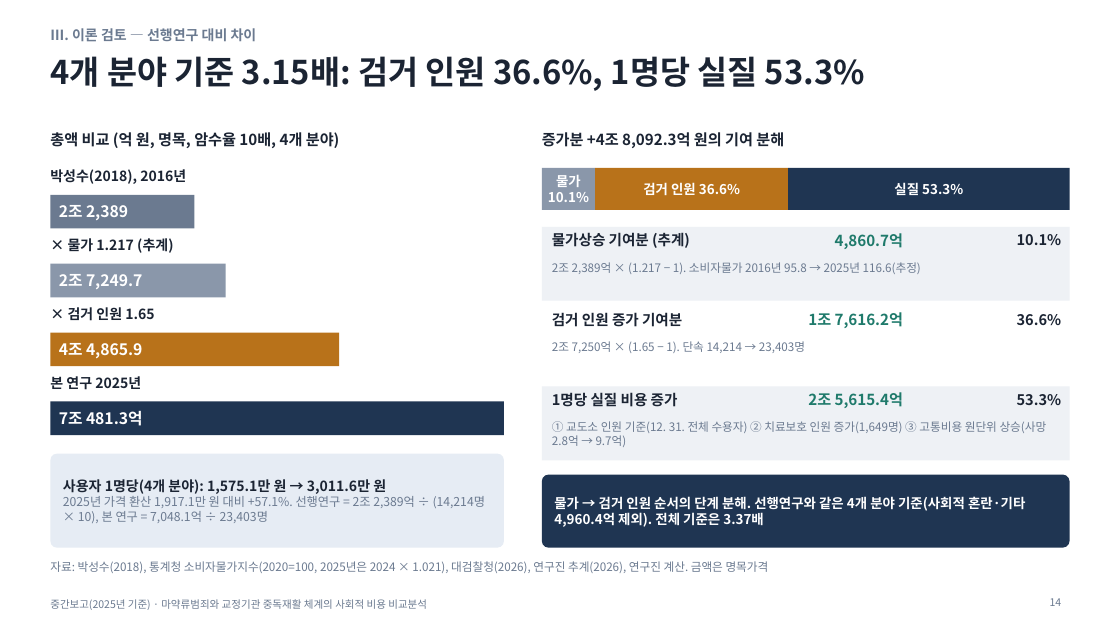
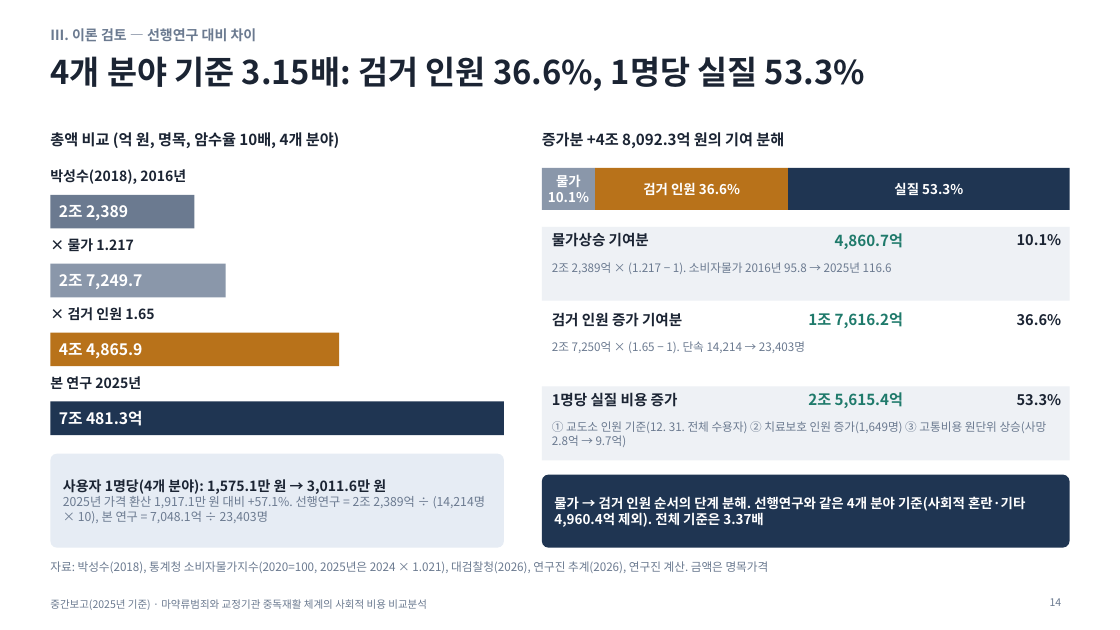
Before and after one commit to adminmrobo/drug-crime-social-cost, a slide deck: slide 14 of deliverables/2026-11-16_보고용/중간보고_마약류사회적비용_2025기준_보고용.pptx. Drawn at 1120x630 pixels with LibreOffice and Linux fonts; fonts in the diff are those of the drawing. Boxes give left, top, right and bottom in pixels: in the first picture for what was removed or moved away, otherwise in the second. Text is boxed around its words. In the diff, an @@ line names an element or a change of style, - is before the commit and + after.

Commit message:
보고용: 추계치·미확정 표현 삭제(엑셀 제외)

```diff
--- a/deliverables/2026-11-16_보고용/중간보고_마약류사회적비용_2025기준_보고용.pptx
+++ b/deliverables/2026-11-16_보고용/중간보고_마약류사회적비용_2025기준_보고용.pptx
@@ text at box(68, 238, 134, 252): text changed @@
-× 물가 1.217 (추계)
+× 물가 1.217
@@ text at box(552, 232, 649, 247): text changed @@
-물가상승 기여분 (추계)
+물가상승 기여분
@@ text at box(552, 262, 892, 274): text changed @@
-2조 2,389억 × (1.217 − 1). 소비자물가 2016년 95.8 → 2025년 116.6(추정)
+2조 2,389억 × (1.217 − 1). 소비자물가 2016년 95.8 → 2025년 116.6
```
Also in this commit, not shown: 14 other slides changed, 7 other files.
